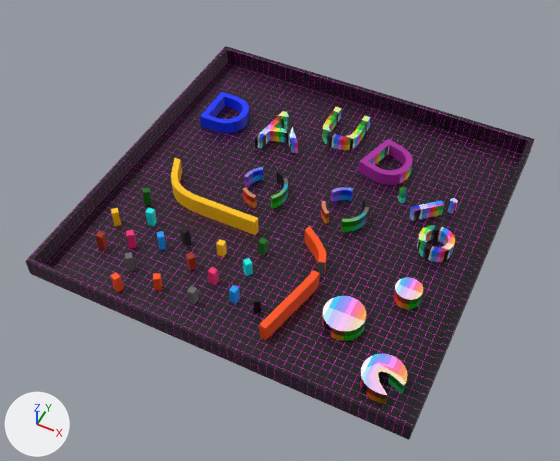
One commit to the glTF model Game.Engine/wwwroot/public/assets/base/models/grid.glb: the scene before it, then after it.
One viewpoint serves both versions: a 50 mm camera at (11957.0, -26097.0, 30299.0) aimed at (-179.0, -1825.0, -41.0). The axes (+X, +Y, +Z) are drawn at lower left. The lights are the same throughout. Vertices at the same position are counted once.
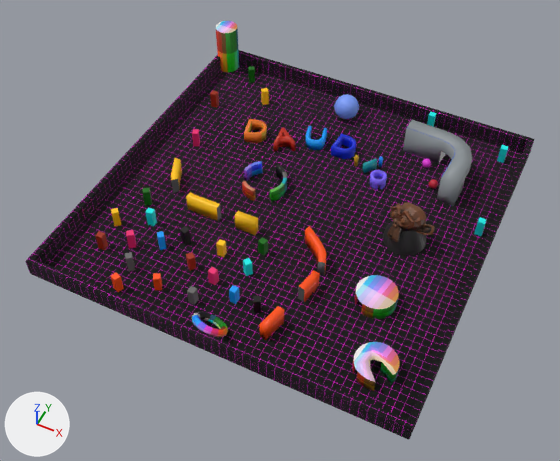
What differs and where, as boxes [x1, y1, x2, y2] in the pictures (560 x 461 px; the box of a moved part takes in the faces that stretch with it):
'Cube.001', reshaped (6% taller): before [25, 46, 534, 440]; after [25, 21, 534, 440]
part 1 of me_cube_001, added: after [354, 155, 359, 166]
part 2 of me_cube_001, moved or reshaped: before [322, 107, 371, 150]; after [306, 126, 327, 150]
part 3 of me_cube_001, moved or reshaped: before [200, 92, 249, 133]; after [244, 119, 267, 143]
part 4 of me_cube_001, moved or reshaped: before [271, 170, 288, 209]; after [270, 164, 287, 202]
part 5 of me_cube_001, moved or reshaped: before [243, 187, 257, 208]; after [242, 181, 256, 201]
part 6 of me_cube_001, moved or reshaped: before [245, 167, 263, 187]; after [244, 161, 263, 181]
part 7 of me_cube_001, added: after [248, 66, 255, 83]
part 8 of me_cube_001, added: after [210, 91, 219, 108]
part 9 of me_cube_001, added: after [192, 129, 200, 146]
part 10 of me_cube_001, added: after [261, 88, 269, 105]
part 11 of me_cube_001, moved or reshaped: before [393, 277, 423, 309]; after [216, 21, 239, 72]
part 12 of me_cube_001, added: after [422, 159, 431, 168]
part 13 of me_cube_001, added: after [429, 179, 438, 188]
part 14 of me_cube_001, added (blue): after [334, 94, 359, 119]
part 15 of me_cube_001, rebuilt: before [360, 354, 408, 404]; after [352, 342, 400, 391]
part 16 of me_cube_001, deleted: before [321, 187, 458, 262]
part 17 of me_cube_001, built on: before [255, 111, 413, 341]; after [192, 112, 508, 340]
part 18 of me_cube_001, moved or reshaped: before [171, 179, 190, 209]; after [193, 195, 258, 235]

The change, as a diff of the scene's bpy script:
```diff
--- a/Game.Engine/wwwroot/public/assets/base/models/grid.glb.py
+++ b/Game.Engine/wwwroot/public/assets/base/models/grid.glb.py
@@ me_cube_001 @@
-me_cube_001.from_pydata(...)  # 1895 vertices, 3484 faces; spans x -10000.0..10000.0, y -10000.0..10000.0, z 0.0..1000.0
+me_cube_001.from_pydata(...)  # 3907 vertices, 7368 faces; spans x -10149.0..10000.0, y -10000.0..10075.0, z -83.0..2934.0
+# me_cube_001 part 1: a new loose piece, a 48-sided cylinder along z spanning x 1340.0..1566.0, y 4394.0..4620.0, z 15.0..668.0, in mat_assets_base_models_colors_png (picture img_colors)
+# me_cube_001 part 2: the loose piece of 156 vertices spanning x -1309.0..914.0, y 5243.0..7859.0, z 15.0..772.0 is multiplied about its middle by the matrix ((0.482, -0.123, 0.0), (0.123, 0.482, 0.0), (0.0, 0.0, 0.863)), then moved by (-1183.0, -1355.0, -52.0), in mat_assets_base_models_colors_png (picture img_colors)
+# me_cube_001 part 3: the loose piece of 108 vertices spanning x -8081.0..-5703.0, y 3484.0..6066.0, z 15.0..772.0 is multiplied about its middle by the matrix ((0.482, -0.123, 0.0), (0.123, 0.482, 0.0), (0.0, 0.0, 0.863)), then moved by (2169.0, -567.0, -52.0), in mat_assets_base_models_colors_png (picture img_colors)
+# me_cube_001 part 4: the loose piece of 48 vertices spanning x -1936.0..-867.0, y -638.0..1478.0, z 15.0..772.0 is moved by (-269.0, 414.0, 0.0)
+# me_cube_001 part 5: the loose piece of 20 vertices spanning x -3007.0..-2101.0, y -1005.0..-480.0, z 15.0..772.0 is moved by (-269.0, 414.0, 0.0)
+# me_cube_001 part 6: the loose piece of 24 vertices spanning x -3375.0..-2687.0, y 228.0..1291.0, z 15.0..772.0 is moved by (-269.0, 414.0, 0.0)
+# me_cube_001 part 7: the loose piece of 8 vertices spanning x -7669.0..-7174.0, y -3477.0..-2990.0, z 15.0..986.0 is copied, and the copy is moved by (0.0, 11930.0, 0.0); it spans x -7669.0..-7174.0, y 8454.0..8940.0, z 15.0..986.0
+# me_cube_001 part 8: the loose piece of 8 vertices spanning x -6612.0..-6217.0, y -4587.0..-4217.0, z 15.0..986.0 is copied, and the copy is moved by (-1870.0, 9943.0, 0.0); it spans x -8481.0..-8086.0, y 5356.0..5725.0, z 15.0..986.0
+# me_cube_001 part 9: the loose piece of 8 vertices spanning x -7669.0..-7174.0, y -3477.0..-2990.0, z 15.0..986.0 is copied, and the copy is turned 79.7 degrees about the z axis through its middle, then moved by (-69.0, 5229.0, 0.0); it spans x -7720.0..-7261.0, y 1760.0..2232.0, z 15.0..986.0
+# me_cube_001 part 10: the loose piece of 8 vertices spanning x -7669.0..-7174.0, y -3477.0..-2990.0, z 15.0..986.0 is copied, and the copy is turned 10 degrees about the z axis through its middle, then moved by (1741.0, 10369.0, 0.0); it spans x -5931.0..-5431.0, y 6886.0..7385.0, z 15.0..986.0
+# me_cube_001 part 11: the loose piece of 64 vertices spanning x 6650.0..7995.0, y -3690.0..-2346.0, z 15.0..772.0 is multiplied about its middle by the matrix ((1.0, 0.0, 0.0), (0.0, 1.0, 0.0), (0.0, 0.0, 3.984)), then moved by (-16800.0, 12420.0, 1032.0)
+# me_cube_001 part 12: a new loose piece, a UV sphere (12 segments, 16 rings, poles along z) spanning x 4778.0..5279.0, y 5930.0..6430.0, z 7.0..517.0, in mat_assets_base_models_colors_png (picture img_colors)
+# me_cube_001 part 13: a new loose piece, a UV sphere (12 segments, 16 rings, poles along z) spanning x 5668.0..6168.0, y 4517.0..5018.0, z 7.0..517.0, in mat_assets_base_models_colors_png (picture img_colors)
+# me_cube_001 part 14: a new loose piece, a UV sphere (12 segments, 16 rings, poles along z) spanning x -1474.0..-21.0, y 7455.0..8909.0, z -22.0..1460.0, in mat_assets_base_models_colors_png (picture img_colors)
+# me_cube_001 part 15: the loose piece of 60 vertices spanning x 6950.0..8989.0, y -8947.0..-6907.0, z 15.0..772.0 is rebuilt with 120 vertices and now spans x 6415.0..8453.0, y -8537.0..-6474.0, z 15.0..772.0
+# me_cube_001 part 16: 7 loose pieces with 484 vertices, spanning x 1180.0..8381.0, y -473.0..3703.0, z 15.0..772.0, are deleted
+# me_cube_001 part 17: 190 vertices removed from x -4326.0..6153.0, y -6757.0..6582.0, z 15.0..772.0; 1864 vertices added at x -3384.0..9363.0, y -9715.0..9690.0, z -49.0..2502.0
+# me_cube_001 part 18: 16 vertices removed from x -6434.0..-5537.0, y -2590.0..-1914.0, z 15.0..986.0; 8 vertices added at x -3400.0..-2343.0, y -2732.0..-2364.0, z 15.0..986.0
 me_cube_001.materials.append(mat_assets_base_models_grid_png)
 me_cube_001.materials.append(mat_assets_base_models_colors_png)
-me_cube_001.materials.append(mat_assets_base_models_colors_png_001)  # picture img_colors
+me_cube_001.materials.append(mat_assets_base_models_monkey_png)  # picture img_monkey
```
